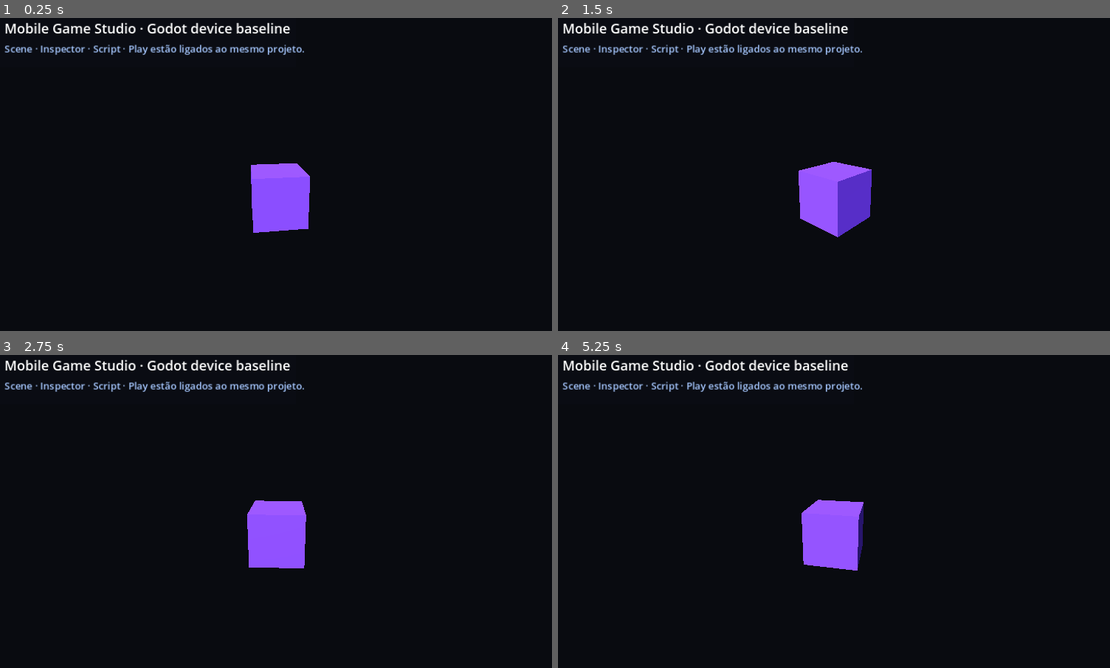
Above: before the commit, frames 1-4 (two rows, left to right).
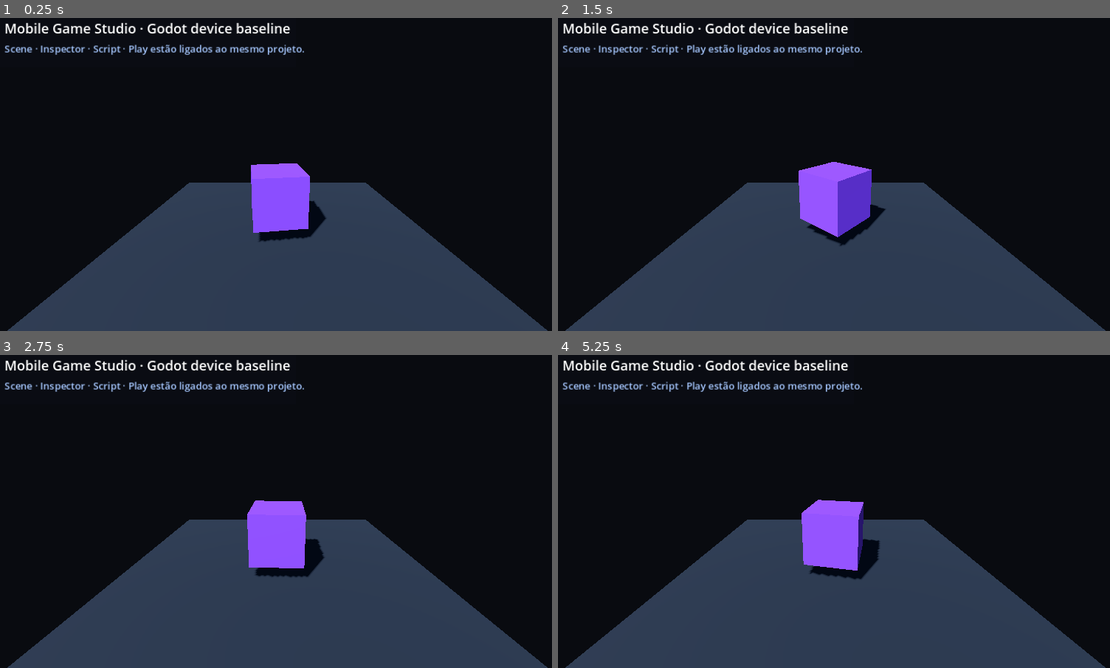
Above: after the commit, the same moments.

Repository: kacerato/3dengine
Game: Godot game, scene res://main.tscn
Same seed, same stepped clock (60 frames per second), same inputs: the game is played once before the commit and once after it.
Inputs:
- Up to frame 1 (0.25 s): no input
- Up to frame 2 (1.5 s): no input
- Up to frame 3 (2.75 s): no input
- Up to frame 4 (5.25 s): no input

The runs differ from the first frame. In frame 1, 29% of the frame differs, in the area x 1-100%, y 52-100%; in frame 2, 29%; in frame 3, 29%; in frame 4, 29%.

Commit message:
fix: render reference floor in baseline scene

Diff:
--- a/godot-fixtures/device-baseline/main.tscn
+++ b/godot-fixtures/device-baseline/main.tscn
@@ -17,6 +17,14 @@
 [sub_resource type="BoxMesh" id="BoxMesh_cube"]
 material = SubResource("Material_cube")
 size = Vector3(1.5, 1.5, 1.5)
+
+[sub_resource type="StandardMaterial3D" id="Material_floor"]
+albedo_color = Color(0.11, 0.15, 0.2, 1)
+roughness = 0.88
+
+[sub_resource type="PlaneMesh" id="PlaneMesh_floor"]
+material = SubResource("Material_floor")
+size = Vector2(9, 9)
 
 [node name="DeviceBaseline" type="Node3D"]
 script = ExtResource("1_script")
@@ -39,7 +47,7 @@
 
 [node name="ReferenceFloor" type="MeshInstance3D" parent="."]
 position = Vector3(0, -1.15, 0)
-mesh = null
+mesh = SubResource("PlaneMesh_floor")
 
 [node name="HUD" type="CanvasLayer" parent="."]
 
Not shown: 1 places in godot-fixtures/device-baseline/main.tscn that only renumber resources
